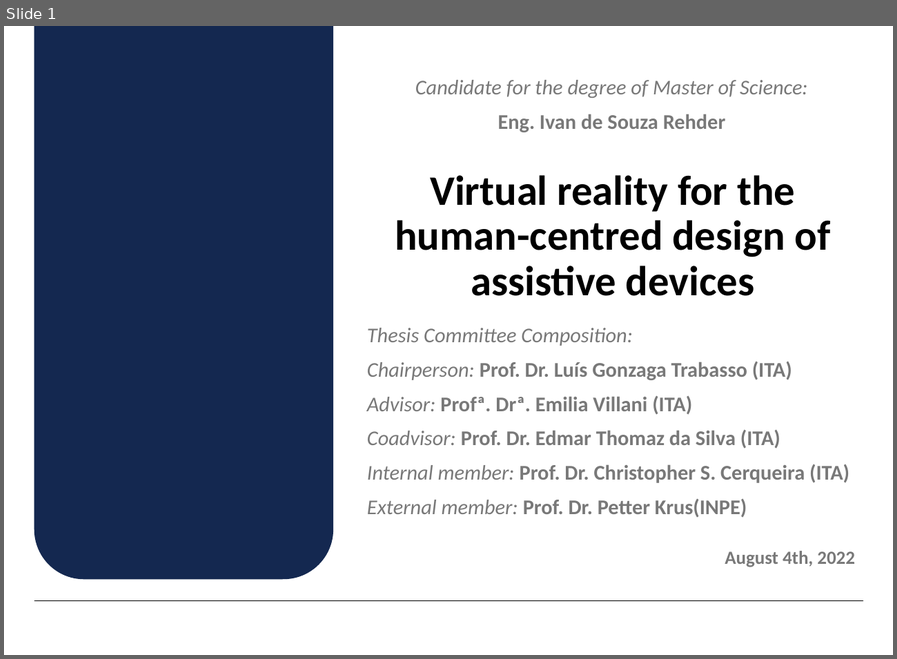
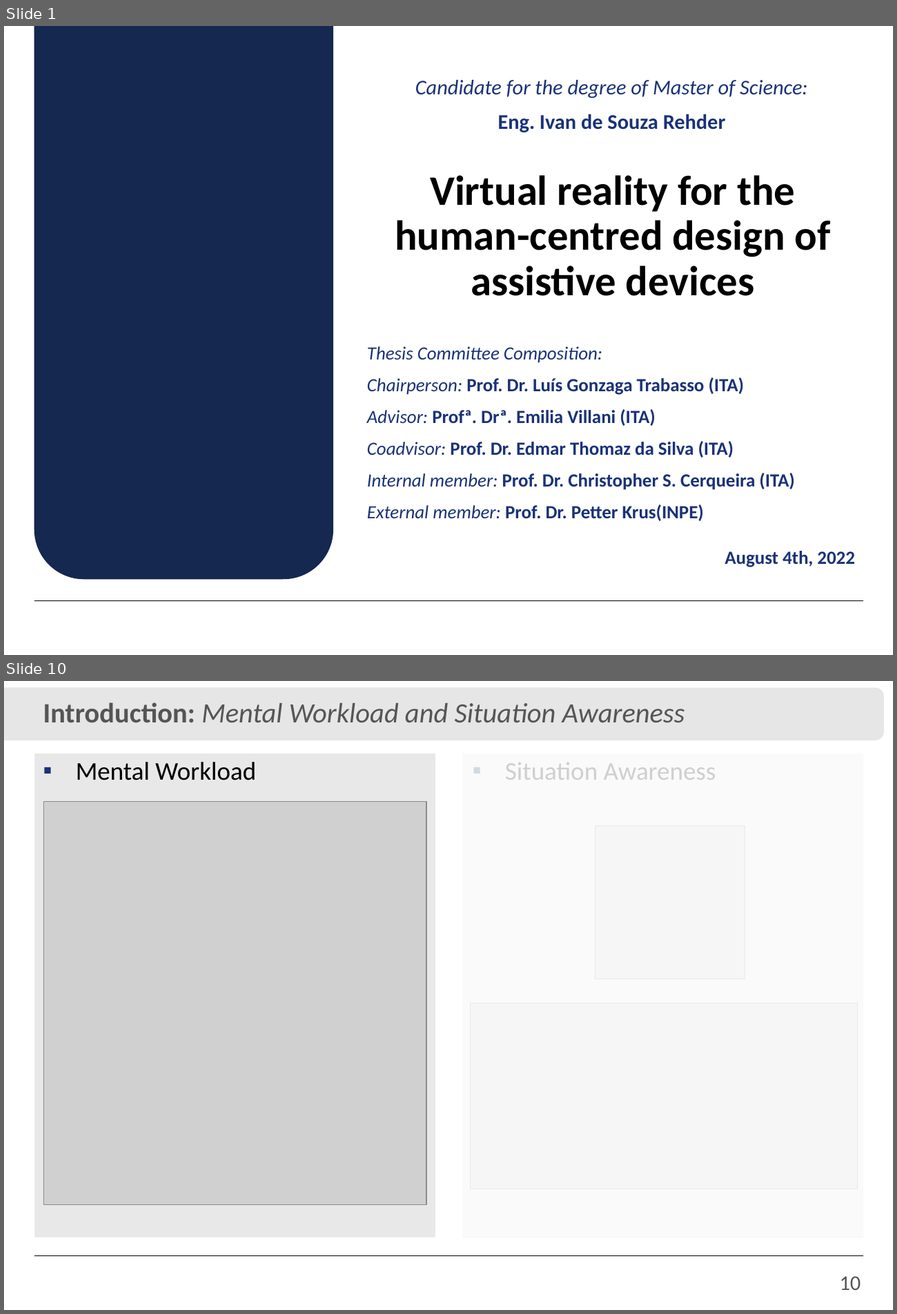
Before and after one commit to IvanRehder/Dissertacao, a slide deck: Apresentação/Apresentação.pptx. Shown one above the other, each under a label of ours: slide 1 before the commit, slides 1 and 10 after it; the slides between them are not shown. The pictures are 897x659 and 897x1314 pixels, drawn with LibreOffice and Linux fonts; fonts in the diff are those of the drawing; grey boxes stand for pictures; background and template pictures are left out. Boxes give left, top, right and bottom in pixels: in the first picture for what was removed or moved away, otherwise in the second. Text is boxed around its words. In the diff, an @@ line names an element or a change of style, - is before the commit and + after.

```diff
--- a/Apresentação/Apresentação.pptx
+++ b/Apresentação/Apresentação.pptx
@@ slide 10 added at [4, 681, 893, 1310], background #FFFFFF; not listed: 1 template element that a slide beside it also shows @@
@@ rounded rectangle added at [4, 688, 884, 740], fill #E6E6E6 @@
@@ text added at [43, 702, 685, 722], 24 pt, text #555555, italic @@
+Introduction: Mental Workload and Situation Awareness
@@ rectangle added at [35, 754, 435, 1237], fill #D2D2D2 at 50% opacity @@
@@ text added at [76, 762, 256, 780], 22 pt, text #000000 @@
+▪ Mental Workload
@@ rectangle added at [461, 754, 864, 1237], fill #FFFFFF at 81% opacity @@
@@ rectangle added at [462, 754, 862, 1237], fill #D2D2D2 at 50% opacity @@
@@ text added at [505, 762, 716, 780], 22 pt, text #000000 @@
+▪ Situation Awareness
@@ picture added at [43, 802, 426, 1205] @@
@@ picture added at [595, 825, 745, 978] @@
@@ picture added at [470, 1003, 857, 1187] @@
@@ page number added at [840, 1276, 861, 1290], 18 pt, text #555555 @@
+10
@@ slide 1 changed as well @@
@@ text "Candidate for the degree of ..." at [415, 80, 807, 132]: text colour #787878 to #193278 @@
@@ text "Thesis Committee Composition:": place and size @@
-text "Thesis Committee Composition:" at [367, 328, 849, 517]
+text "Thesis Committee Composition:" at [367, 346, 794, 521]
@@ text "Thesis Committee Composition:" at [367, 346, 794, 521]: size 18 to 16 pt, text colour #787878 to #193278 @@
@@ text "August 4th, 2022" at [724, 550, 855, 567]: text colour #787878 to #193278 @@
```
Also in this commit, not shown: 34 other slides added, 1 slide removed, 28 other files.
